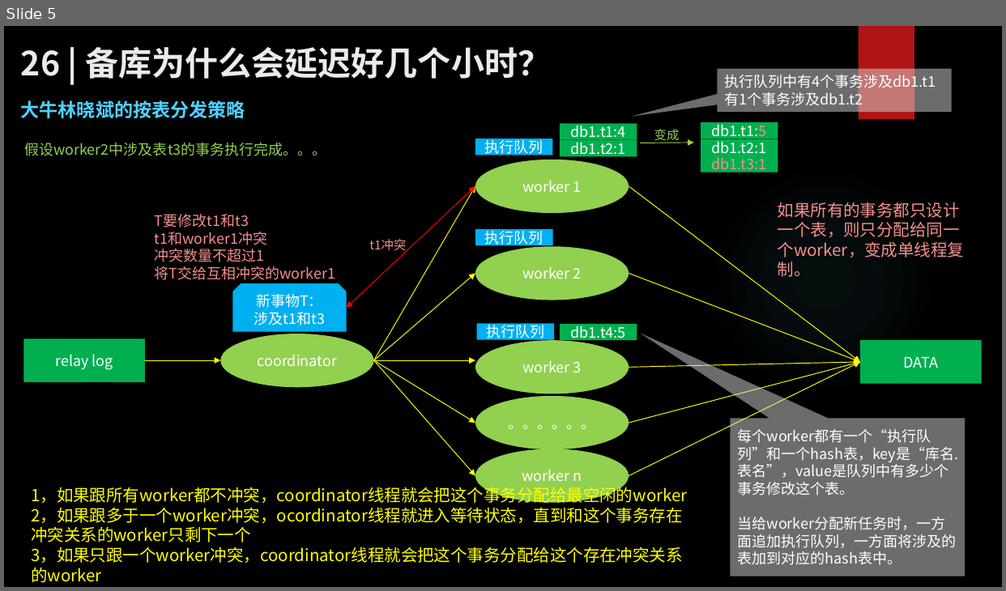
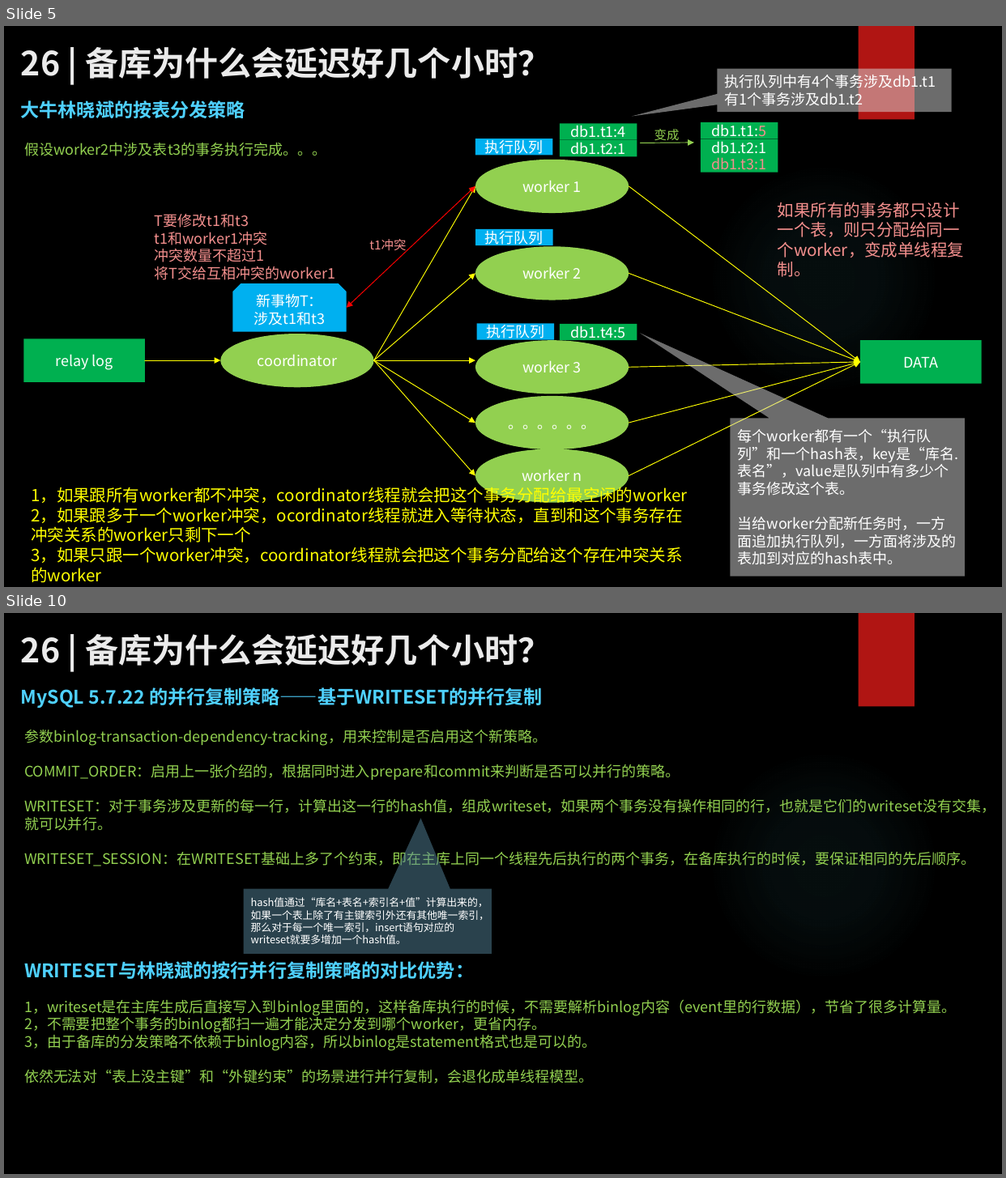
Before and after one commit to zhangkekf/reading-notes, a slide deck: MySQL实战/26备库为什么会延迟好几个小时？.pptx. Shown one above the other, each under a label of ours: slide 5 before the commit, slides 5 and 10 after it; the slides between them are not shown. The pictures are 1006x591 and 1006x1178 pixels, drawn with LibreOffice and Linux fonts; fonts in the diff are those of the drawing; background and template pictures are left out. Boxes give left, top, right and bottom in pixels: in the first picture for what was removed or moved away, otherwise in the second. Text is boxed around its words. In the diff, an @@ line names an element or a change of style, - is before the commit and + after.

```diff
--- a/MySQL实战/26备库为什么会延迟好几个小时？.pptx
+++ b/MySQL实战/26备库为什么会延迟好几个小时？.pptx
@@ slide 10 added at (4, 613, 1002, 1174), background picture (left out); not listed: 2 template elements that a slide beside it also shows @@
@@ title added at (21, 634, 551, 666), 32 pt, text #EBEBEB, bold @@
+26 | 备库为什么会延迟好几个小时？
@@ text added at (21, 688, 543, 708), 18 pt, text #4FD1FF, bold @@
+MySQL 5.7.22 的并行复制策略——基于WRITESET的并行复制
@@ text added at (24, 730, 995, 868), 14 pt, text #92D050 @@
+参数binlog-transaction-dependency-tracking，用来控制是否启用这个新策略。
+COMMIT_ORDER：启用上一张介绍的，根据同时进入prepare和commit来判断是否可以并行的策略。
+WRITESET：对于事务涉及更新的每一行，计算出这一行的hash值，组成writeset，如果两个事务没有操作相同的行，也就是它们的writeset没有交集，就可以并行。
+WRITESET_SESSION：在WRITESET基础上多了个约束，即在主库上同一个线程先后执行的两个事务，在备库执行的时候，要保证相同的先后顺序。
@@ speech box added at (244, 889, 492, 954), fill #54849A at 50% opacity, 10 pt, text #FFFFFF @@
+hash值通过“库名+表名+索引名+值”计算出来的，如果一个表上除了有主键索引外还有其他唯一索引，那么对于每一个唯一索引，insert语句对应的writeset就要多增加一个hash值。
@@ text added at (24, 961, 474, 979), 18 pt, text #4FD1FF, bold @@
+WRITESET与林晓斌的按行并行复制策略的对比优势：
@@ text added at (24, 1000, 956, 1084), 14 pt, text #92D050 @@
+1，writeset是在主库生成后直接写入到binlog里面的，这样备库执行的时候，不需要解析binlog内容（event里的行数据），节省了很多计算量。
+2，不需要把整个事务的binlog都扫一遍才能决定分发到哪个worker，更省内存。
+3，由于备库的分发策略不依赖于binlog内容，所以binlog是statement格式也是可以的。
+依然无法对“表上没主键”和“外键约束”的场景进行并行复制，会退化成单线程模型。
```
Also in this commit, not shown: 1 slide changed, 3 other slides added, 2 other files.
